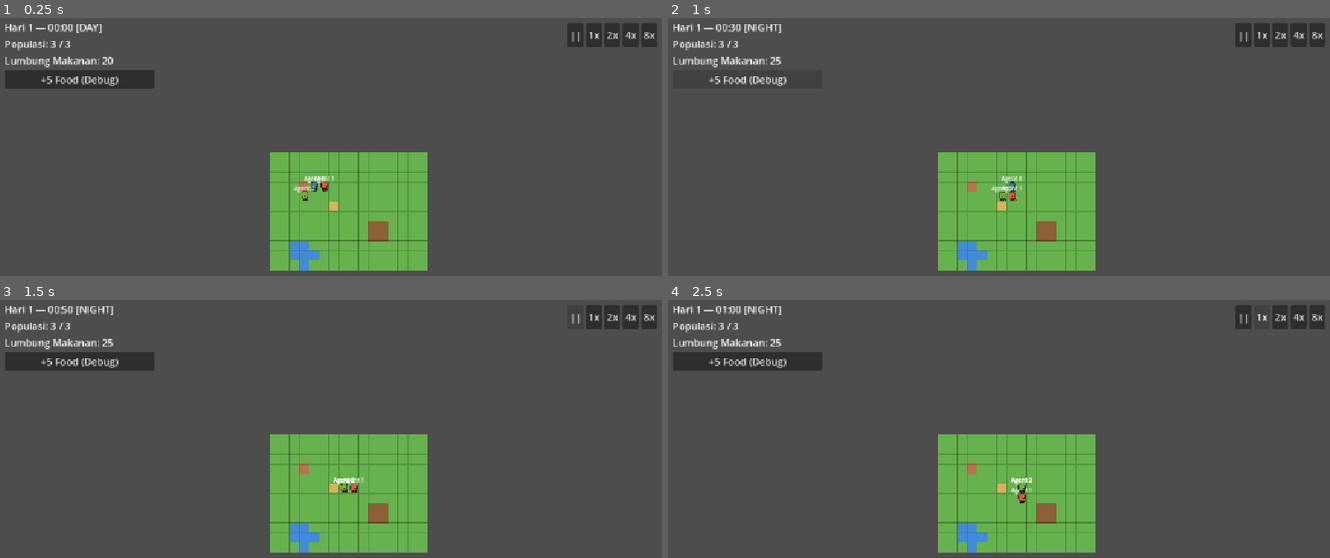
Above: before the commit, frames 1-4 (two rows, left to right).
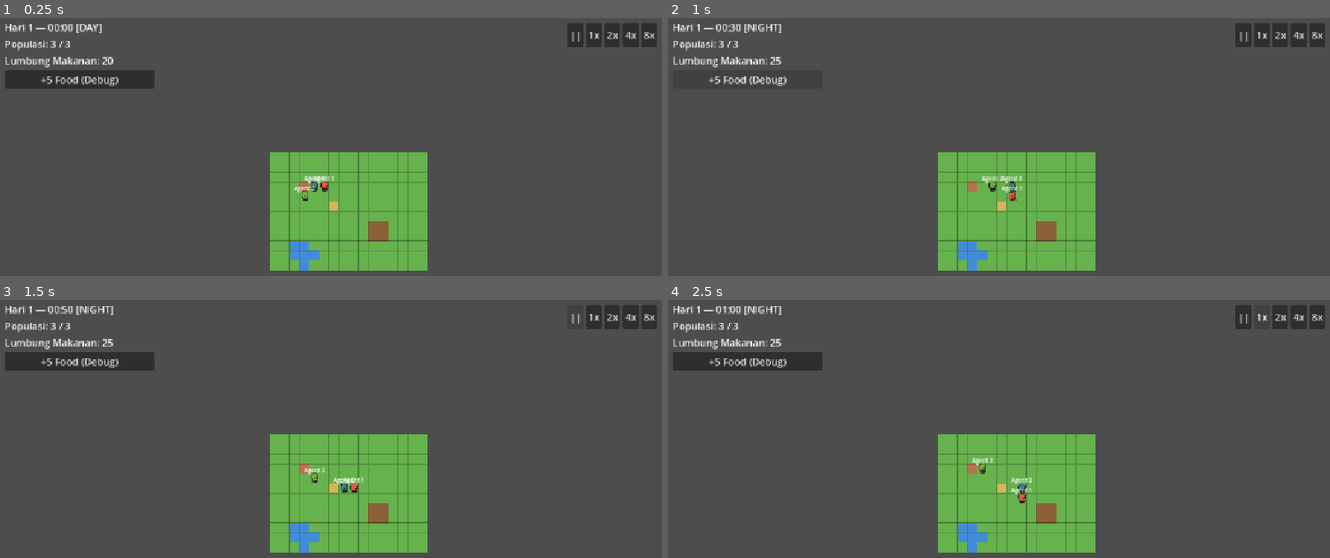
Above: after the commit, the same moments.

Repository: Ryan6712/Zero-society
Game: Godot game, scene res://view/main.tscn
The game is run twice, just before and just after one commit, with the same random seed, the same clock (stepped at 60 frames per second) and the same inputs.
Inputs:
- Up to frame 1 (0.25 s): no input
- Up to frame 2 (1 s): click "+5 Food (Debug)" at 0.5 s
- Up to frame 3 (1.5 s): click "||" at 1.25 s
- Up to frame 4 (2.5 s): click "1x" at 2 s

Frame 1 is identical in both runs. In frame 2, 0.1% of the frame differs, in the area x 47-53%, y 61-71%; in frame 3, 0.1%; in frame 4, 0.2%, in the area x 45-55%, y 61-75%.

Commit message:
feat(ai): tuning kerja drive untuk variasi personality dan integrasi trait config

Diff:
--- a/sim/ai/utility_brain.gd
+++ b/sim/ai/utility_brain.gd
@@ -220,7 +220,7 @@
 				industrious = agent.personality[&"conscientiousness"]
 			var lazy: int = agent.personality.get(&"lazy", 50)
 			var kerja_drive: float = maxf(
-				0.05, (0.25 + 0.55 * (float(industrious) / 100.0)) - (0.15 * (float(lazy) / 100.0))
+				0.02, (0.1 + 0.6 * (float(industrious) / 100.0)) - (0.2 * (float(lazy) / 100.0))
 			)
 			var max_need: float = maxf(
 				Curves.urgency(agent.needs.get(&"hunger", 100.0)),
--- a/sim/simulation.gd
+++ b/sim/simulation.gd
@@ -38,10 +38,8 @@
 		agent.home_tile = agent.position
 		if i < personalities.size():
 			var p: Dictionary = personalities[i]
-			var c: int = clampi(p.get("conscientiousness", 50), 0, 100)
-			var r: int = clampi(p.get("risk_tolerance", 50), 0, 100)
-			agent.personality[&"conscientiousness"] = c
-			agent.personality[&"risk_tolerance"] = r
+			for key: String in p:
+				agent.set_trait(StringName(key), int(p[key]))
 		world.agents.append(agent)
 
 
